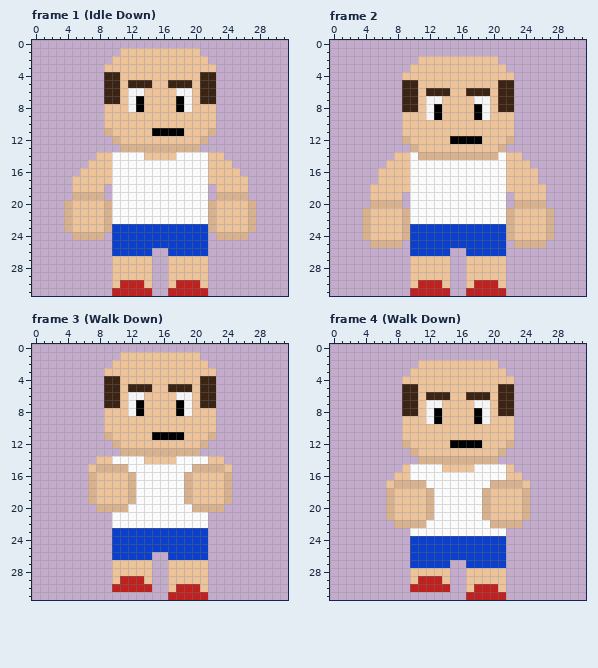
Pixel-art file: build/Aseprite files/player Model template.aseprite. The picture above was drawn from the file before the commit.
32x32 pixels, 18 frames. Colours within 5 levels of each other are drawn and written as one. Shown: frame 1 (Idle Down), frame 2, frame 3 (Walk Down), frame 4 (Walk Down). The commit also changed other frames, which this record leaves out.
New version:
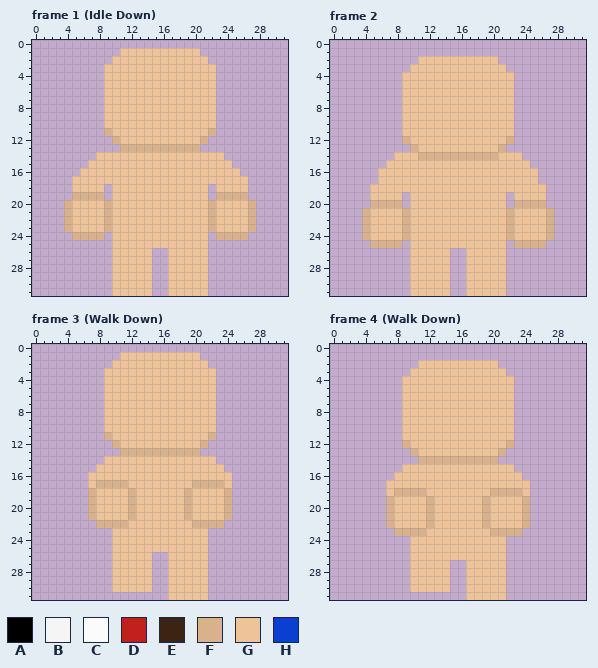
Palette (. is transparent): A #000000  B #f5f5f5  C #fbfbfb  D #c21f1f  E #3d2314  F #d9b28d  G #eec39a  H #0a3fcf
The commit says: Better hand movements
Diff:
layer "Craig" now hidden
--- frame 1 (Idle Down)
@@ x 7..24 @@
  3 ..GGGGGGGGGGGGGG..
- 4 ..EEGGGGGGGGGGEE..
- 5 ..EEGEEEGGEEEGEE..
- 6 ..EEGBBGGGGBBGEE..
- 7 ..EEGBAGGGGABGEE..
- 8 ..GGGBAGGGGABGGG..
+ 4 ..GGGGGGGGGGGGGG..
+ 5 ..GGGGGGGGGGGGGG..
+ 6 ..GGGGGGGGGGGGGG..
+ 7 ..GGGGGGGGGGGGGG..
+ 8 ..GGGGGGGGGGGGGG..
  9 ..GGGGGGGGGGGGGG..
 10 ..GGGGGGGGGGGGGG..
-11 ..FGGGGGAAAAGGGF..
+11 ..FGGGGGGGGGGGGF..
 12 ...FGGGGGGGGGGF...
 13 ....FFFFFFFFFF....
-14 .GGCCCCGGGGCCCCGG.
-15 GGGCCCCCCCCCCCCGGG
-16 GGGCCCCCCCCCCCCGGG
-17 GGGCCCCCCCCCCCCGGG
-18 GG.CCCCCCCCCCCC.GG
-19 FF.CCCCCCCCCCCC.FF
-20 GGFCCCCCCCCCCCCFGG
-21 GGFCCCCCCCCCCCCFGG
-22 GGFCCCCCCCCCCCCFGG
-23 GGFHHHHHHHHHHHHFGG
-24 FF.HHHHHHHHHHHH.FF
-25 ...HHHHHHHHHHHH...
-26 ...HHHHH..HHHHH...
+14 .GGGGGGGGGGGGGGGG.
+15 GGGGGGGGGGGGGGGGGG
+16 GGGGGGGGGGGGGGGGGG
+17 GGGGGGGGGGGGGGGGGG
+18 GG.GGGGGGGGGGGG.GG
+19 FF.GGGGGGGGGGGG.FF
+20 GGFGGGGGGGGGGGGFGG
+21 GGFGGGGGGGGGGGGFGG
+22 GGFGGGGGGGGGGGGFGG
+23 GGFGGGGGGGGGGGGFGG
+24 FF.GGGGGGGGGGGG.FF
+25 ...GGGGGGGGGGGG...
+26 ...GGGGG..GGGGG...
 27 ...GGGGG..GGGGG...
@@ x 8..23 @@
 29 ..GGGGG..GGGGG..
-30 ..GDDDG..GDDDG..
-31 ..DDDDD..DDDDD..
+30 ..GGGGG..GGGGG..
+31 ..GGGGG..GGGGG..
--- frame 2
@@ x 7..24 @@
  4 ..GGGGGGGGGGGGGG..
- 5 ..EEGGGGGGGGGGEE..
- 6 ..EEGEEEGGEEEGEE..
- 7 ..EEGBBGGGGBBGEE..
- 8 ..EEGBAGGGGABGEE..
- 9 ..GGGBAGGGGABGGG..
+ 5 ..GGGGGGGGGGGGGG..
+ 6 ..GGGGGGGGGGGGGG..
+ 7 ..GGGGGGGGGGGGGG..
+ 8 ..GGGGGGGGGGGGGG..
+ 9 ..GGGGGGGGGGGGGG..
 10 ..GGGGGGGGGGGGGG..
 11 ..GGGGGGGGGGGGGG..
-12 ..FGGGGGAAAAGGGF..
+12 ..FGGGGGGGGGGGGF..
 13 ...FGGGGGGGGGGF...
-14 .GGCFFFFFFFFFFCGG.
-15 GGGCCCCCCCCCCCCGGG
-16 GGGCCCCCCCCCCCCGGG
-17 GGGCCCCCCCCCCCCGGG
-18 GGGCCCCCCCCCCCCGGG
-19 GG.CCCCCCCCCCCC.GG
-20 FF.CCCCCCCCCCCC.FF
-21 GGFCCCCCCCCCCCCFGG
-22 GGFCCCCCCCCCCCCFGG
-23 GGFHHHHHHHHHHHHFGG
-24 GGFHHHHHHHHHHHHFGG
-25 FF.HHHHHHHHHHHH.FF
-26 ...HHHHH..HHHHH...
+14 .GGGFFFFFFFFFFGGG.
+15 GGGGGGGGGGGGGGGGGG
+16 GGGGGGGGGGGGGGGGGG
+17 GGGGGGGGGGGGGGGGGG
+18 GGGGGGGGGGGGGGGGGG
+19 GG.GGGGGGGGGGGG.GG
+20 FF.GGGGGGGGGGGG.FF
+21 GGFGGGGGGGGGGGGFGG
+22 GGFGGGGGGGGGGGGFGG
+23 GGFGGGGGGGGGGGGFGG
+24 GGFGGGGGGGGGGGGFGG
+25 FF.GGGGGGGGGGGG.FF
+26 ...GGGGG..GGGGG...
 27 ...GGGGG..GGGGG...
@@ x 8..23 @@
 29 ..GGGGG..GGGGG..
-30 ..GDDDG..GDDDG..
-31 ..DDDDD..DDDDD..
+30 ..GGGGG..GGGGG..
+31 ..GGGGG..GGGGG..
--- frame 3 (Walk Down)
@@ x 5..26 @@
  3 ....GGGGGGGGGGGGGG....
- 4 ....EEGGGGGGGGGGEE....
- 5 ....EEGEEEGGEEEGEE....
- 6 ....EEGBBGGGGBBGEE....
- 7 ....EEGBAGGGGABGEE....
- 8 ....GGGBAGGGGABGGG....
+ 4 ....GGGGGGGGGGGGGG....
+ 5 ....GGGGGGGGGGGGGG....
+ 6 ....GGGGGGGGGGGGGG....
+ 7 ....GGGGGGGGGGGGGG....
+ 8 ....GGGGGGGGGGGGGG....
  9 ....GGGGGGGGGGGGGG....
 10 ....GGGGGGGGGGGGGG....
-11 ....FGGGGGAAAAGGGF....
+11 ....FGGGGGGGGGGGGF....
 12 .....FGGGGGGGGGGF.....
 13 ......FFFFFFFFFF......
-14 ...GGCCCCGGGGCCCCGG...
-15 ..GFFFFCCCCCCCCFFFFG..
-16 ..FGGGGFCCCCCCFGGGGF..
-17 ..FGGGGFCCCCCCFGGGGF..
-18 ..FGGGGFCCCCCCFGGGGF..
-19 ..FGGGGFCCCCCCFGGGGF..
-20 ...FFFFCCCCCCCCFFFF...
-21 .....CCCCCCCCCCCC.....
-22 .....CCCCCCCCCCCC.....
-23 .....HHHHHHHHHHHH.....
-24 .....HHHHHHHHHHHH.....
-25 .....HHHHHHHHHHHH.....
-26 .....HHHHH..HHHHH.....
+14 ....GGGGGGGGGGGGGG....
+15 ...GGGGGGGGGGGGGGGG...
+16 ..GGGGGGGGGGGGGGGGGG..
+17 ..GFFFFGGGGGGGGFFFFG..
+18 ..FGGGGFGGGGGGFGGGGF..
+19 ..FGGGGFGGGGGGFGGGGF..
+20 ..FGGGGFGGGGGGFGGGGF..
+21 ..FGGGGFGGGGGGFGGGGF..
+22 ...FFFFGGGGGGGGFFFF...
+23 .....GGGGGGGGGGGG.....
+24 .....GGGGGGGGGGGG.....
+25 .....GGGGGGGGGGGG.....
+26 .....GGGGG..GGGGG.....
 27 .....GGGGG..GGGGG.....
 28 .....GGGGG..GGGGG.....
-29 .....GDDDG..GGGGG.....
-30 .....DDDDD..GDDDG.....
-31 ............DDDDD.....
+29 .....GGGGG..GGGGG.....
+30 .....GGGGG..GGGGG.....
+31 ............GGGGG.....
--- frame 4 (Walk Down)
@@ x 5..26 @@
  4 ....GGGGGGGGGGGGGG....
- 5 ....EEGGGGGGGGGGEE....
- 6 ....EEGEEEGGEEEGEE....
- 7 ....EEGBBGGGGBBGEE....
- 8 ....EEGBAGGGGABGEE....
- 9 ....GGGBAGGGGABGGG....
+ 5 ....GGGGGGGGGGGGGG....
+ 6 ....GGGGGGGGGGGGGG....
+ 7 ....GGGGGGGGGGGGGG....
+ 8 ....GGGGGGGGGGGGGG....
+ 9 ....GGGGGGGGGGGGGG....
 10 ....GGGGGGGGGGGGGG....
 11 ....GGGGGGGGGGGGGG....
-12 ....FGGGGGAAAAGGGF....
+12 ....FGGGGGGGGGGGGF....
 13 .....FGGGGGGGGGGF.....
 14 ......FFFFFFFFFF......
-15 ....GCCCCGGGGCCCCG....
-16 ...GGCCCCCCCCCCCCGG...
-17 ..GFFFFCCCCCCCCFFFFG..
-18 ..FGGGGFCCCCCCFGGGGF..
-19 ..FGGGGFCCCCCCFGGGGF..
-20 ..FGGGGFCCCCCCFGGGGF..
-21 ..FGGGGFCCCCCCFGGGGF..
-22 ...FFFFCCCCCCCCFFFF...
-23 .....CCCCCCCCCCCC.....
-24 .....HHHHHHHHHHHH.....
-25 .....HHHHHHHHHHHH.....
-26 .....HHHHHHHHHHHH.....
-27 .....HHHHH..HHHHH.....
+15 ....GGGGGGGGGGGGGG....
+16 ...GGGGGGGGGGGGGGGG...
+17 ..GGGGGGGGGGGGGGGGGG..
+18 ..GFFFFGGGGGGGGFFFFG..
+19 ..FGGGGFGGGGGGFGGGGF..
+20 ..FGGGGFGGGGGGFGGGGF..
+21 ..FGGGGFGGGGGGFGGGGF..
+22 ..FGGGGFGGGGGGFGGGGF..
+23 ...FFFFGGGGGGGGFFFF...
+24 .....GGGGGGGGGGGG.....
+25 .....GGGGGGGGGGGG.....
+26 .....GGGGGGGGGGGG.....
+27 .....GGGGG..GGGGG.....
 28 .....GGGGG..GGGGG.....
-29 .....GDDDG..GGGGG.....
-30 .....DDDDD..GDDDG.....
-31 ............DDDDD.....
+29 .....GGGGG..GGGGG.....
+30 .....GGGGG..GGGGG.....
+31 ............GGGGG.....
Where, in picture pixels (left, top, right, bottom), the same in both pictures:
changed: (104, 72, 216, 256)
changed: (112, 280, 208, 296)
changed: (402, 80, 514, 256)
changed: (410, 280, 506, 296)
changed: (88, 376, 232, 600)
changed: (386, 384, 530, 600)
